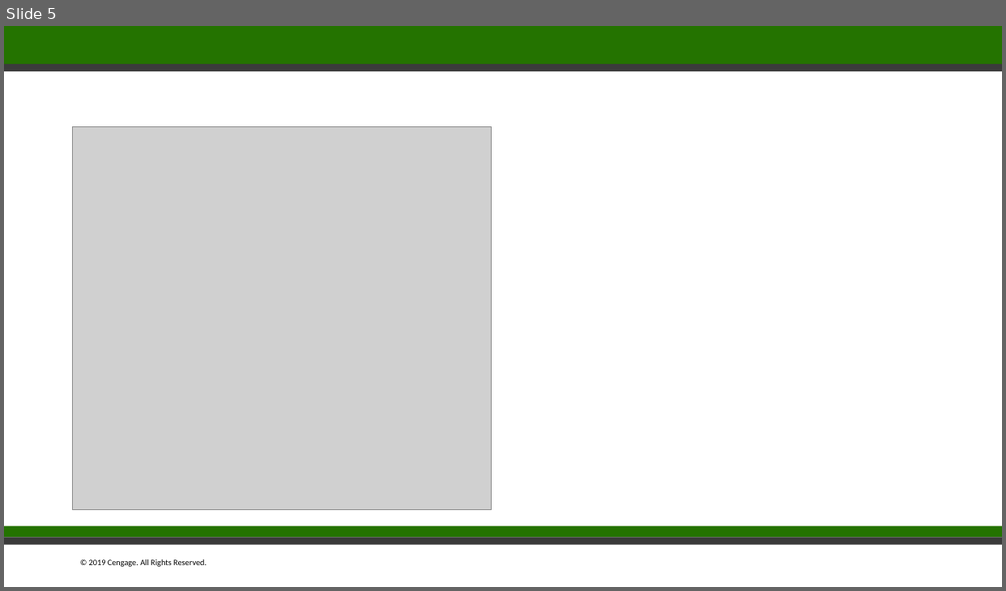
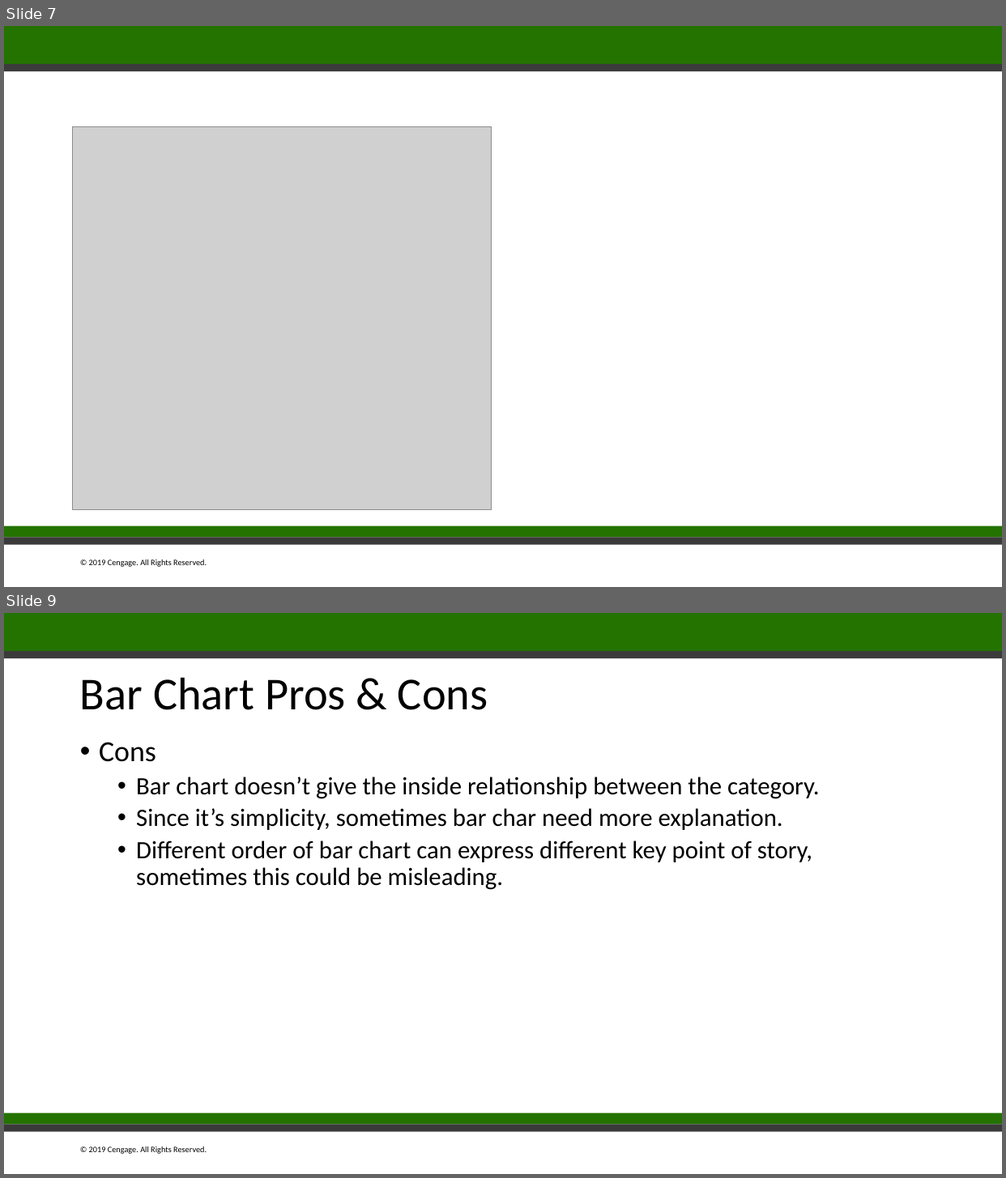
Before and after one commit to billyean/anna, a slide deck: Stackoverflow Programmer's Story.pptx. Shown one above the other, each under a label of ours: slide 5 before the commit, slides 7 and 9 after it; the slides between them are not shown. The pictures are 1006x591 and 1006x1178 pixels, drawn with LibreOffice and Linux fonts; fonts in the diff are those of the drawing; grey boxes stand for pictures. Boxes give left, top, right and bottom in pixels: in the first picture for what was removed or moved away, otherwise in the second. Text is boxed around its words. In the diff, an @@ line names an element or a change of style, - is before the commit and + after.

Commit message:
Add chart pro and cons

```diff
--- a/Stackoverflow Programmer's Story.pptx
+++ b/Stackoverflow Programmer's Story.pptx
@@ slide 9 added at bbox=[4, 613, 1002, 1174], background #FFFFFF; not listed: 5 template elements that a slide beside it also shows @@
@@ title added at bbox=[80, 677, 488, 710], 44 pt, text #000000 @@
+Bar Chart Pros & Cons
@@ text added at bbox=[99, 742, 820, 890], 24 pt, text #000000 @@
+• Cons
+  • Bar chart doesn’t give the inside relationship between the category.
+  • Since it’s simplicity, sometimes bar char need more explanation.
+  • Different order of bar chart can express different key point of story, sometimes this could be misleading.
@@ what was slide 5 is now slide 7 @@
```
Also in this commit, not shown: 1 slide changed, 8 other slides added, 1 slide removed.
